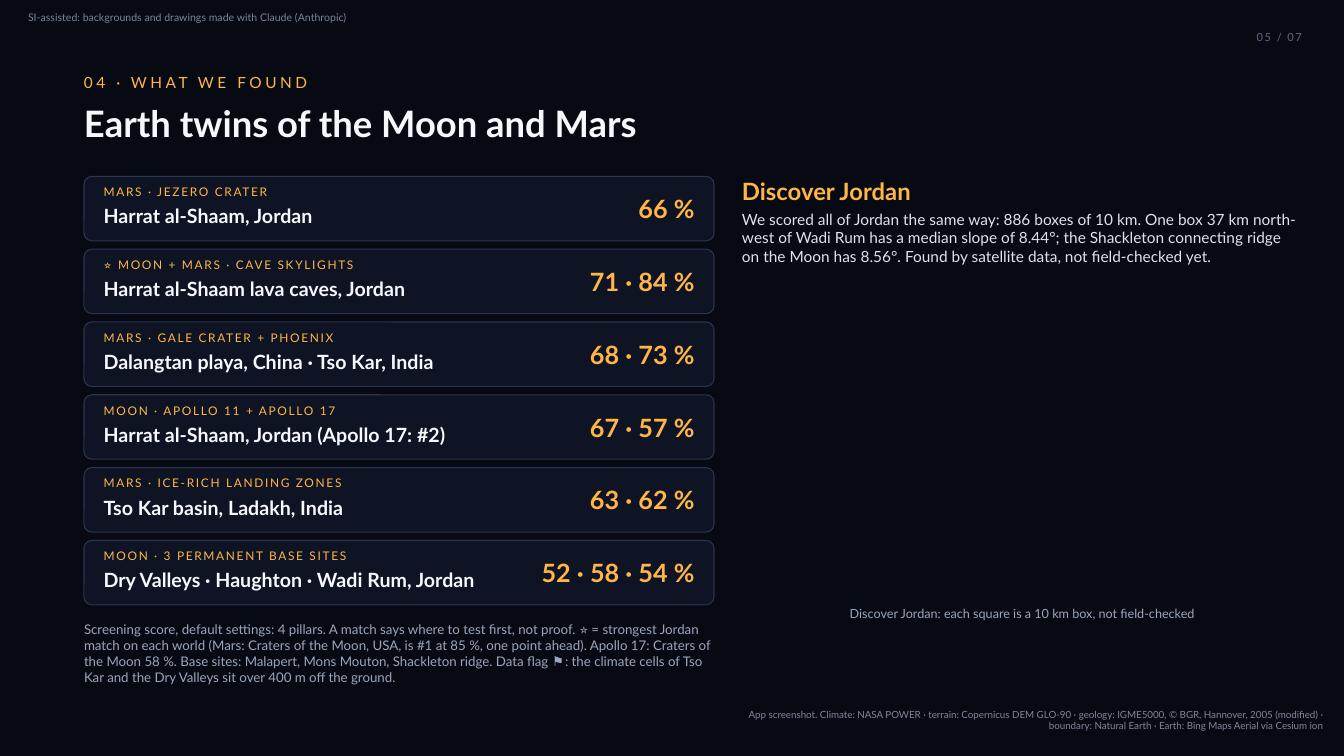
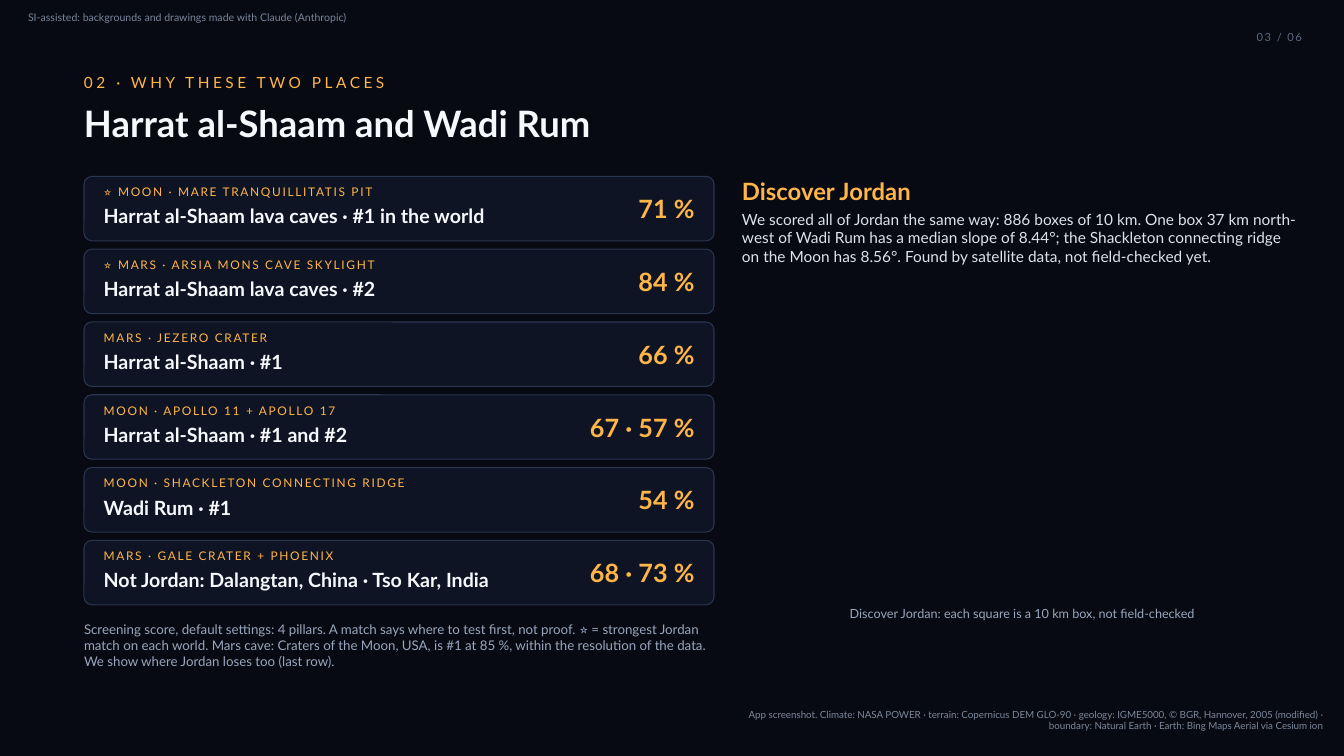
Before and after one commit to itsak7m/analog-atlas, a slide deck: slide 3 of pitch/AnalogAtlas_CosmicCats.pptx (slide 5 before the commit). Drawn at 1344x756 pixels with LibreOffice and Linux fonts; fonts in the diff are those of the drawing; background and template pictures are left out. Boxes give left, top, right and bottom in pixels: in the first picture for what was removed or moved away, otherwise in the second. Text is boxed around its words. In the diff, an @@ line names an element or a change of style, - is before the commit and + after.

```diff
--- a/pitch/AnalogAtlas_CosmicCats.pptx
+++ b/pitch/AnalogAtlas_CosmicCats.pptx
@@ text at box(1257, 33, 1301, 41): text changed @@
-05 / 07
+03 / 06
@@ text at box(84, 77, 384, 88): text changed @@
-04 · WHAT WE FOUND
+02 · WHY THESE TWO PLACES
@@ text at box(84, 110, 591, 138): text changed @@
-Earth twins of the Moon and Mars
+Harrat al-Shaam and Wadi Rum
@@ text at box(104, 208, 484, 223): text changed @@
-Harrat al-Shaam, Jordan
+Harrat al-Shaam lava caves · #1 in the world
@@ text at box(104, 185, 524, 203): text changed @@
-MARS · JEZERO CRATER
+⭐ MOON · MARE TRANQUILLITATIS PIT
@@ text at box(638, 199, 667, 218): text changed @@
-66 %
+71 %
@@ text at box(104, 258, 524, 276): text changed @@
-⭐ MOON + MARS · CAVE SKYLIGHTS
+⭐ MARS · ARSIA MONS CAVE SKYLIGHT
@@ text at box(104, 281, 376, 296): text changed @@
-Harrat al-Shaam lava caves, Jordan
+Harrat al-Shaam lava caves · #2
@@ text at box(638, 272, 667, 292): text changed @@
-71 · 84 %
+84 %
@@ text at box(104, 331, 524, 349): text changed @@
-MARS · GALE CRATER + PHOENIX
+MARS · JEZERO CRATER
@@ text at box(104, 354, 283, 369): text changed @@
-Dalangtan playa, China · Tso Kar, India
+Harrat al-Shaam · #1
@@ text at box(638, 345, 667, 365): text changed @@
-68 · 73 %
+66 %
@@ text at box(104, 427, 347, 442): text changed @@
-Harrat al-Shaam, Jordan (Apollo 17: #2)
+Harrat al-Shaam · #1 and #2
@@ text at box(104, 478, 342, 487): text changed @@
-MARS · ICE-RICH LANDING ZONES
+MOON · SHACKLETON CONNECTING RIDGE
@@ text at box(104, 500, 232, 515): text changed @@
-Tso Kar basin, Ladakh, India
+Wadi Rum · #1
@@ text at box(638, 490, 667, 510): text changed @@
-63 · 62 %
+54 %
@@ text at box(104, 551, 346, 560): text changed @@
-MOON · 3 PERMANENT BASE SITES
+MARS · GALE CRATER + PHOENIX
@@ text at box(590, 563, 667, 583): text changed @@
-52 · 58 · 54 %
+68 · 73 %
@@ text at box(104, 572, 489, 591): text changed @@
-Dry Valleys · Haughton · Wadi Rum, Jordan
+Not Jordan: Dalangtan, China · Tso Kar, India
@@ text at box(84, 624, 705, 668): text changed @@
-Screening score, default settings: 4 pillars. A match says where to test first, not proof. ⭐ = strongest Jordan match on each world (Mars: Craters of the Moon, USA, is #1 at 85 %, one point ahead). Apollo 17: Craters of the Moon 58 %. Base sites: Malapert, Mons Mouton, Shackleton ridge. Data flag ⚑: the climate cells of Tso Kar and the Dry Valleys sit over 400 m off the ground.
+Screening score, default settings: 4 pillars. A match says where to test first, not proof. ⭐ = strongest Jordan match on each world. Mars cave: Craters of the Moon, USA, is #1 at 85 %, within the resolution of the data. We show where Jordan loses too (last row).
```
Also in this commit, not shown: 5 other slides changed, 1 slide removed, 1 other file.
